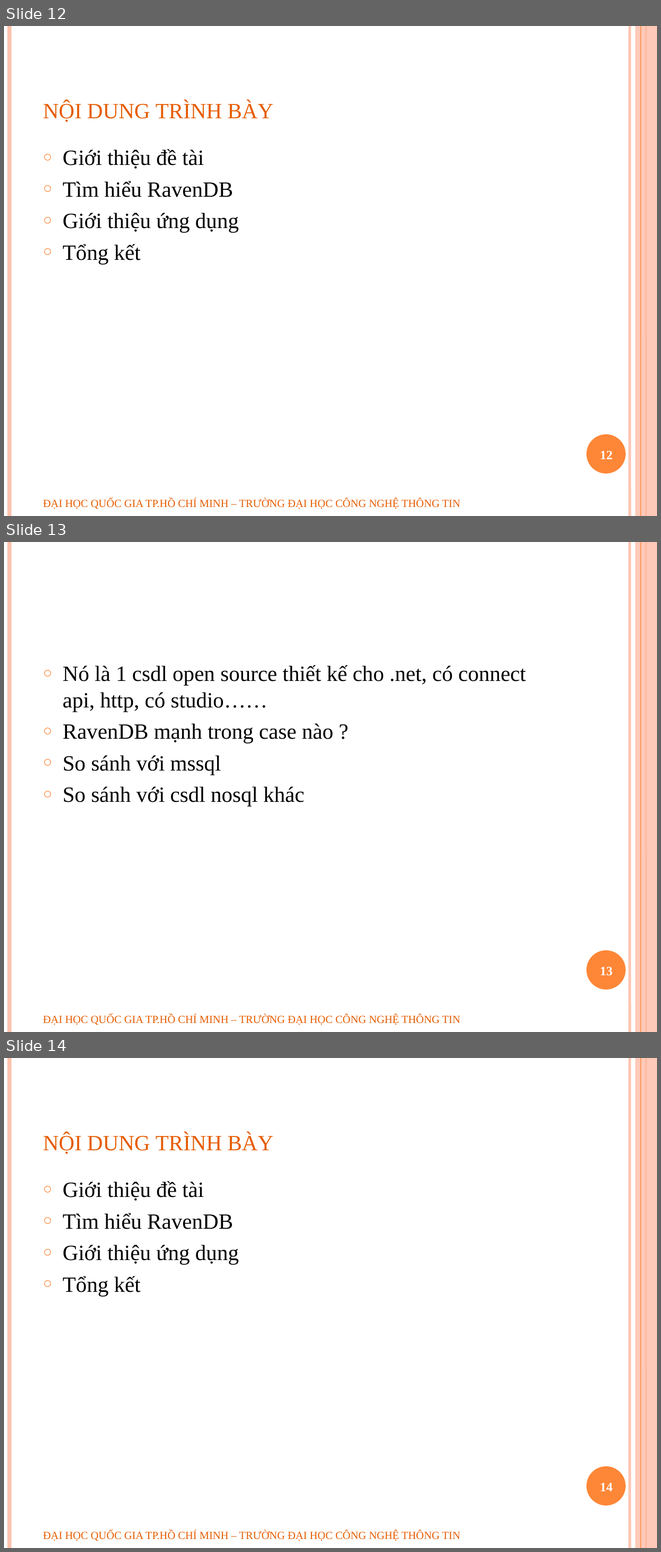
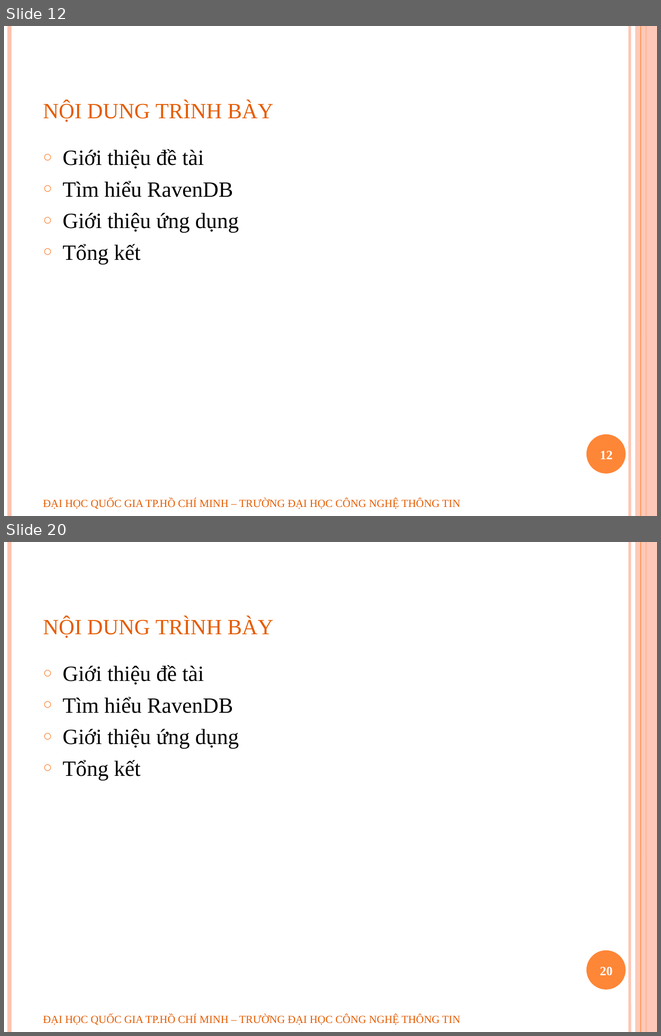
Before and after one commit to geovip/nosqlravendbuit, a slide deck: Document/slide bao cao.pptx. Shown one above the other, each under a label of ours: slides 12, 13 and 14 before the commit, slides 12 and 20 after it; the slides between them are not shown. The pictures are 661x1552 and 661x1036 pixels, drawn with LibreOffice and Linux fonts; fonts in the diff are those of the drawing; background and template pictures are left out. Boxes give left, top, right and bottom in pixels: in the first picture for what was removed or moved away, otherwise in the second. Text is boxed around its words. In the diff, an @@ line names an element or a change of style, - is before the commit and + after.

```diff
--- a/Document/slide bao cao.pptx
+++ b/Document/slide bao cao.pptx
@@ slide 13 removed at (4,542,657,1032), background #FFFFFF; not listed: 6 template elements that a slide beside it also shows @@
@@ text removed at (63,665,526,806) @@
-○ Nó là 1 csdl open source thiết kế cho .net, có connect api, http, có studio……
-○ RavenDB mạnh trong case nào ?
-○ So sánh với mssql
-○ So sánh với csdl nosql khác
@@ page number removed at (600,967,612,976) @@
-13
@@ text removed at (43,1014,460,1025) @@
-ĐẠI HỌC QUỐC GIA TP.HỒ CHÍ MINH – TRƯỜNG ĐẠI HỌC CÔNG NGHỆ THÔNG TIN
@@ what was slide 14 is now slide 20 @@
@@ page number at (600,967,612,975): text changed @@
-14
+20
```
Also in this commit, not shown: 7 slides added.
